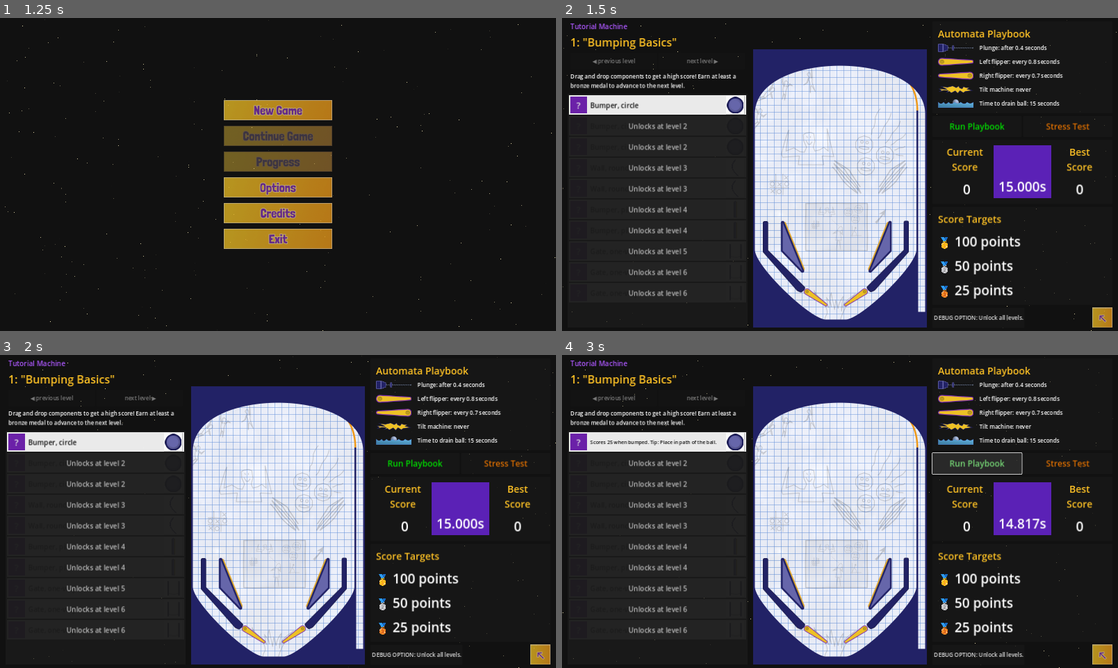
Above: before the commit, frames 1-4 (two rows, left to right).
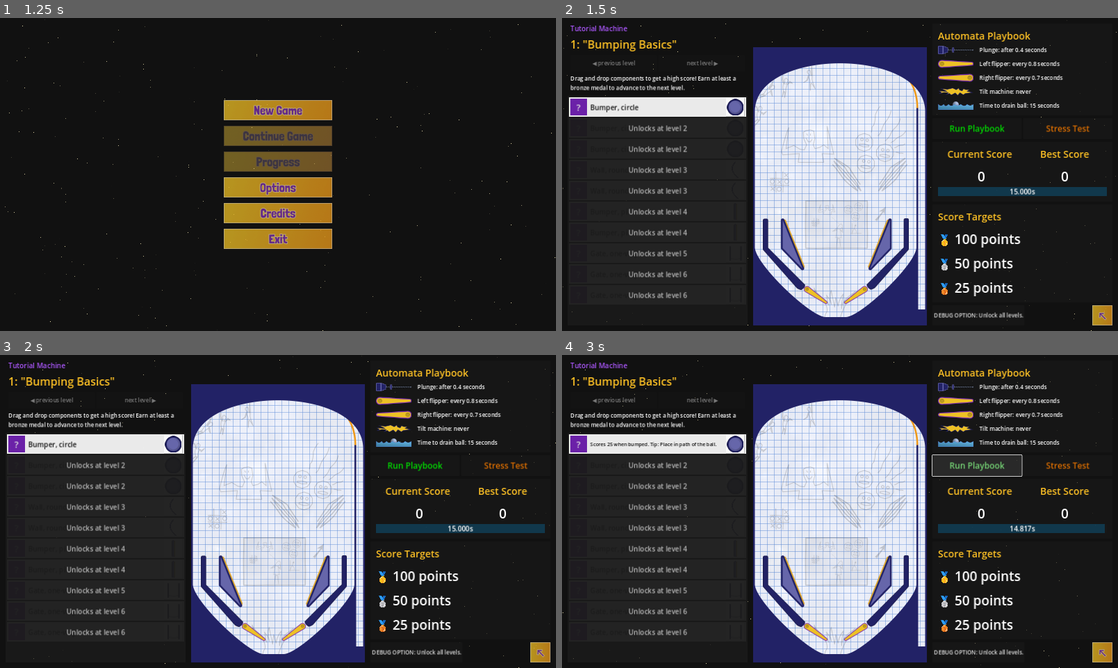
Above: after the commit, the same moments.

Repository: pincrediball/pincrediball
Game: Godot game, scene res://main.tscn
The game is run twice, just before and just after one commit, with the same random seed, the same clock (stepped at 60 frames per second) and the same inputs. Sound files missing from this copy of the repository are replaced by a short silence.
Inputs (mouse positions are in pixels of both pictures, inside the frame that each line leads up to):
- Up to frame 1 (1.25 s): click (278, 108) at 0.5 s
- Up to frame 2 (1.5 s): click (840, 108) at 1.25 s
- Up to frame 3 (2 s): no input
- Up to frame 4 (3 s): click "?" at 2 s; click "Run Playbook" at 2.75 s

Frame 1 is identical in both runs. In frame 2, 16% of the frame differs, in the area x 1-99%, y 1-99%; in frame 3, 16%; in frame 4, 16%.

Commit message:
Improved drain timer

Diff:
--- a/src/game/core/score.gd
+++ b/src/game/core/score.gd
@@ -5,22 +5,25 @@
 var _stage
 
 func _ready():
+	_stage = GameStore.get_current_stage()
+
 	Scoring.score_changed.connect(_on_score_changed)
 	Scoring.scoring_mode_toggled.connect(_on_scoring_mode_toggled)
 	Scoring.time_left_changed.connect(_on_time_left_changed)
-	_on_time_left_changed(GameStore.get_current_stage().max_run_time)
 
-	_stage = GameStore.get_current_stage()
 	GameStore.level_changed.connect(_on_level_changed)
 	GameStore.high_score_changed.connect(_on_high_score_changed)
+
 	_set_score(0)
 	_set_high_score(GameStore.get_current_stage_high_score())
+	_set_time_left(_stage.max_run_time)
 
 
 func _on_level_changed(_level: int):
 	_stage = GameStore.get_current_stage()
 	_set_score(0)
 	_set_high_score(GameStore.get_current_stage_high_score())
+	_set_time_left(_stage.max_run_time)
 
 
 func _on_score_changed(_from: int, to: int):
@@ -37,7 +40,12 @@
 
 
 func _on_time_left_changed(to: float):
+	_set_time_left(to)
+
+
+func _set_time_left(to: float):
 	%TimeLeftLabel.text = "%.3fs" % to
+	%ProgressBar.value = to / _stage.max_run_time * 100.0
 
 
 func _set_score(to: int):
--- a/src/game/core/score.tscn
+++ b/src/game/core/score.tscn
@@ -47,6 +47,17 @@
 fill = 1
 fill_from = Vector2(0.5, 0.5)
 
+[sub_resource type="StyleBoxFlat" id="StyleBoxFlat_2g6vv"]
+bg_color = Color(0.00784314, 0.517647, 0.780392, 0.294118)
+
+[sub_resource type="SystemFont" id="SystemFont_birc7"]
+font_names = PackedStringArray("Consolas", "Courier New")
+subpixel_positioning = 0
+
+[sub_resource type="LabelSettings" id="LabelSettings_dg8bp"]
+font = SubResource("SystemFont_birc7")
+font_size = 20
+
 [node name="Score" type="PanelContainer"]
 offset_right = 585.0
 offset_bottom = 145.0
@@ -59,76 +70,45 @@
 theme_override_constants/margin_right = 16
 theme_override_constants/margin_bottom = 16
 
-[node name="HBoxContainer" type="HBoxContainer" parent="MarginContainer"]
-layout_mode = 2
-
-[node name="VBoxContainer1" type="VBoxContainer" parent="MarginContainer/HBoxContainer"]
+[node name="VBoxContainer" type="VBoxContainer" parent="MarginContainer"]
+layout_mode = 2
+
+[node name="HBoxContainer" type="HBoxContainer" parent="MarginContainer/VBoxContainer"]
+layout_mode = 2
+
+[node name="VBoxContainer1" type="VBoxContainer" parent="MarginContainer/VBoxContainer/HBoxContainer"]
 layout_mode = 2
 size_flags_horizontal = 3
 theme_override_constants/separation = 16
 
-[node name="HeaderLabelCurrentScore" type="Label" parent="MarginContainer/HBoxContainer/VBoxContainer1"]
-layout_mode = 2
-text = "Current
-Score"
+[node name="HeaderLabelCurrentScore" type="Label" parent="MarginContainer/VBoxContainer/HBoxContainer/VBoxContainer1"]
+layout_mode = 2
+text = "Current Score"
 label_settings = SubResource("LabelSettings_5rvfl")
 horizontal_alignment = 1
 
-[node name="ScoreLabel" type="Label" parent="MarginContainer/HBoxContainer/VBoxContainer1"]
+[node name="ScoreLabel" type="Label" parent="MarginContainer/VBoxContainer/HBoxContainer/VBoxContainer1"]
 unique_name_in_owner = true
 layout_mode = 2
 text = "🥉 0"
 label_settings = ExtResource("2_rq23l")
 horizontal_alignment = 1
 
-[node name="PanelContainer" type="PanelContainer" parent="MarginContainer/HBoxContainer"]
-layout_mode = 2
-
-[node name="ColorRect" type="ColorRect" parent="MarginContainer/HBoxContainer/PanelContainer"]
-layout_mode = 2
-color = Color(0.356863, 0.129412, 0.713726, 1)
-
-[node name="MarginContainer" type="MarginContainer" parent="MarginContainer/HBoxContainer/PanelContainer"]
-layout_mode = 2
-theme_override_constants/margin_left = 8
-theme_override_constants/margin_top = 8
-theme_override_constants/margin_right = 8
-theme_override_constants/margin_bottom = 8
-
-[node name="VBoxContainer" type="VBoxContainer" parent="MarginContainer/HBoxContainer/PanelContainer/MarginContainer"]
+[node name="VBoxContainer2" type="VBoxContainer" parent="MarginContainer/VBoxContainer/HBoxContainer"]
 layout_mode = 2
 size_flags_horizontal = 3
 theme_override_constants/separation = 16
 
-[node name="EmptyLabel" type="Label" parent="MarginContainer/HBoxContainer/PanelContainer/MarginContainer/VBoxContainer"]
-layout_mode = 2
+[node name="HeaderLabelCurrentScore" type="Label" parent="MarginContainer/VBoxContainer/HBoxContainer/VBoxContainer2"]
+layout_mode = 2
+text = "Best Score"
 label_settings = SubResource("LabelSettings_5rvfl")
-
-[node name="TimeLeftLabel" type="Label" parent="MarginContainer/HBoxContainer/PanelContainer/MarginContainer/VBoxContainer"]
-unique_name_in_owner = true
-custom_minimum_size = Vector2(150, 0)
-layout_mode = 2
-size_flags_vertical = 10
-text = "30.000"
-label_settings = ExtResource("2_rq23l")
-horizontal_alignment = 1
-
-[node name="VBoxContainer2" type="VBoxContainer" parent="MarginContainer/HBoxContainer"]
-layout_mode = 2
-size_flags_horizontal = 3
-theme_override_constants/separation = 16
-
-[node name="HeaderLabelCurrentScore" type="Label" parent="MarginContainer/HBoxContainer/VBoxContainer2"]
-layout_mode = 2
-text = "Best
-Score"
-label_settings = SubResource("LabelSettings_5rvfl")
-horizontal_alignment = 1
-
-[node name="CelebrationParticles" type="GPUParticles2D" parent="MarginContainer/HBoxContainer/VBoxContainer2"]
+horizontal_alignment = 1
+
+[node name="CelebrationParticles" type="GPUParticles2D" parent="MarginContainer/VBoxContainer/HBoxContainer/VBoxContainer2"]
 unique_name_in_owner = true
 self_modulate = Color(0.184314, 0.878431, 0.196078, 1)
-position = Vector2(76, 58)
+position = Vector2(119, 64)
 emitting = false
 amount = 50
 process_material = SubResource("ParticleProcessMaterial_rce7g")
@@ -138,12 +118,41 @@
 explosiveness = 0.9
 randomness = 1.0
 
-[node name="HighScoreLabel" type="Label" parent="MarginContainer/HBoxContainer/VBoxContainer2"]
+[node name="HighScoreLabel" type="Label" parent="MarginContainer/VBoxContainer/HBoxContainer/VBoxContainer2"]
 unique_name_in_owner = true
 layout_mode = 2
 text = "🥉 0"
 label_settings = ExtResource("2_rq23l")
 horizontal_alignment = 1
+
+[node name="PanelContainer" type="PanelContainer" parent="MarginContainer/VBoxContainer"]
+layout_mode = 2
+
+[node name="ColorRect" type="ColorRect" parent="MarginContainer/VBoxContainer/PanelContainer"]
+visible = false
+layout_mode = 2
+color = Color(0.00784314, 0.517647, 0.780392, 0.490196)
+
+[node name="ProgressBar" type="ProgressBar" parent="MarginContainer/VBoxContainer/PanelContainer"]
+unique_name_in_owner = true
+custom_minimum_size = Vector2(0, 26)
+layout_mode = 2
+theme_override_styles/fill = SubResource("StyleBoxFlat_2g6vv")
+value = 60.0
+show_percentage = false
+
+[node name="TimeLeftLabel" type="Label" parent="MarginContainer/VBoxContainer/PanelContainer/ProgressBar"]
+unique_name_in_owner = true
+layout_mode = 1
+anchors_preset = 15
+anchor_right = 1.0
+anchor_bottom = 1.0
+grow_horizontal = 2
+grow_vertical = 2
+text = "30.000s"
+label_settings = SubResource("LabelSettings_dg8bp")
+horizontal_alignment = 1
+vertical_alignment = 2
 
 [node name="DisabledOverlay" type="ColorRect" parent="."]
 unique_name_in_owner = true
Not shown: 1 places in src/game/core/score.tscn that only renumber resources
